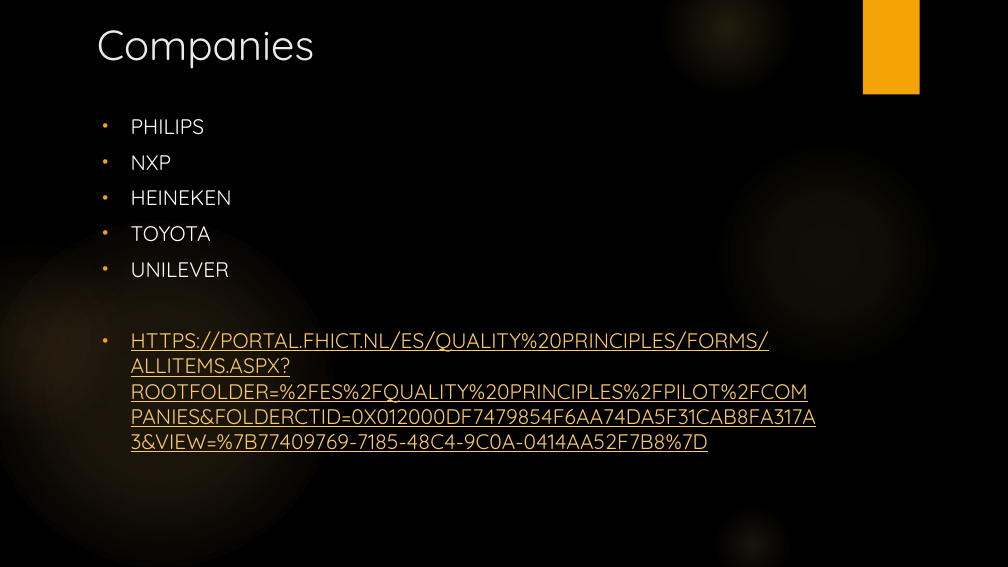
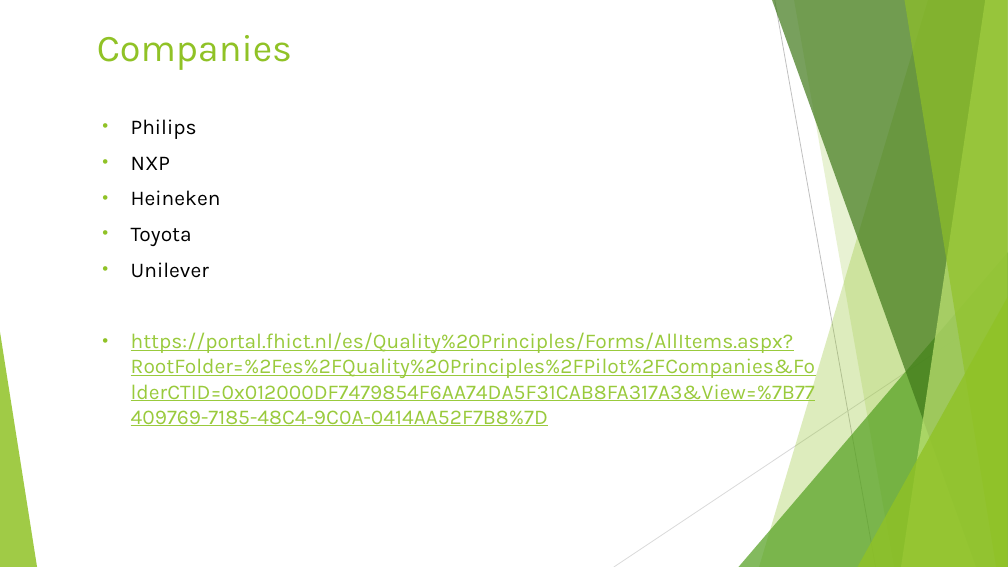
Before and after one commit to sd110/QP, a slide deck: slide 10 of QP Week 1.pptx. Drawn at 1008x567 pixels with LibreOffice and Linux fonts; fonts in the diff are those of the drawing; background and template pictures are left out. Boxes give left, top, right and bottom in pixels: in the first picture for what was removed or moved away, otherwise in the second. Text is boxed around its words. In the diff, an @@ line names an element or a change of style, - is before the commit and + after.

Commit message:
Lean
Hi guys, i have added my part. But i have done only one, because we are
asked to do only for three companies.

```diff
--- a/QP Week 1.pptx
+++ b/QP Week 1.pptx
@@ background picture (left out) to #FFFFFF @@
@@ title "Companies" at (97,35,292,70): size 40 to 36 pt, font Quicksand to Karla, text colour #EBEBEB to #90C226 @@
@@ ellipse removed at (662,0,794,95) @@
@@ rectangle removed at (863,0,920,95) @@
@@ text at (131,119,197,139): text changed; font Quicksand to Karla; text colour #FFFFFF to #000000 @@
-• PHILIPS
+• Philips
@@ ellipse removed at (712,138,944,371) @@
@@ text at (131,156,170,170): font Quicksand to Karla, text colour #FFFFFF to #000000 in "NXP"; bullet colour #F5A408 to #90C226 @@
@@ text at (131,190,815,426): text changed; font Quicksand to Karla; text colour #FAC96A to #99CA3C @@
-• HEINEKEN
-• TOYOTA
-• UNILEVER
-• HTTPS://PORTAL.FHICT.NL/ES/QUALITY%20PRINCIPLES/FORMS/ALLITEMS.ASPX?ROOTFOLDER=%2FES%2FQUALITY%20PRINCIPLES%2FPILOT%2FCOMPANIES&FOLDERCTID=0X012000DF7479854F6AA74DA5F31CAB8FA317A3&VIEW=%7B77409769-7185-48C4-9C0A-0414AA52F7B8%7D
+• Heineken
+• Toyota
+• Unilever
+• https://portal.fhict.nl/es/Quality%20Principles/Forms/AllItems.aspx?RootFolder=%2Fes%2FQuality%20Principles%2FPilot%2FCompanies&FolderCTID=0x012000DF7479854F6AA74DA5F31CAB8FA317A3&View=%7B77409769-7185-48C4-9C0A-0414AA52F7B8%7D
@@ ellipse removed at (0,221,333,567) @@
@@ ellipse removed at (0,240,126,435) @@
@@ group added at (0,0,1008,567): 5 freeform shapes, 3 triangles, 2 lines @@
@@ ellipse removed at (712,504,793,567) @@
```
Also in this commit, not shown: 13 other slides changed, 1 other file.
